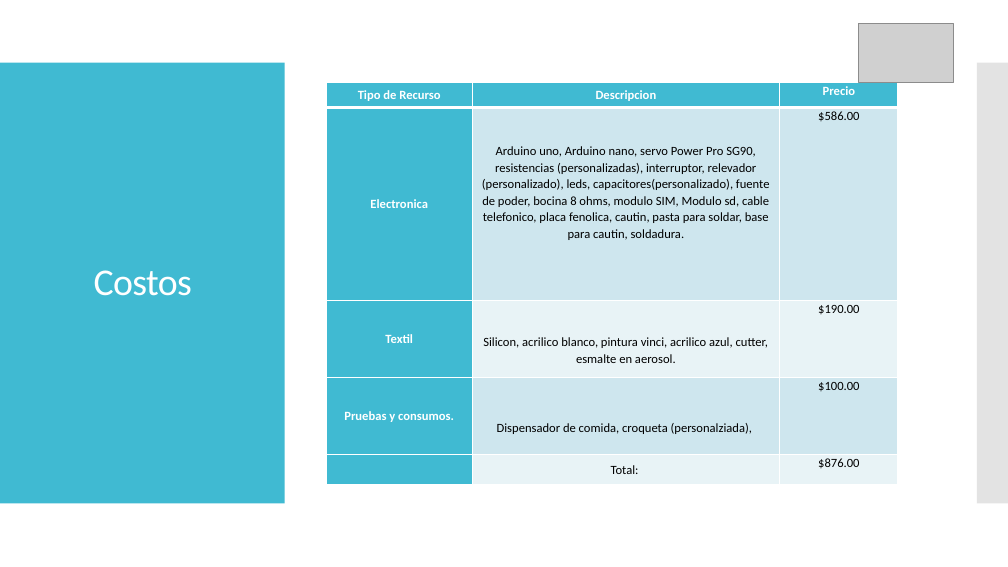
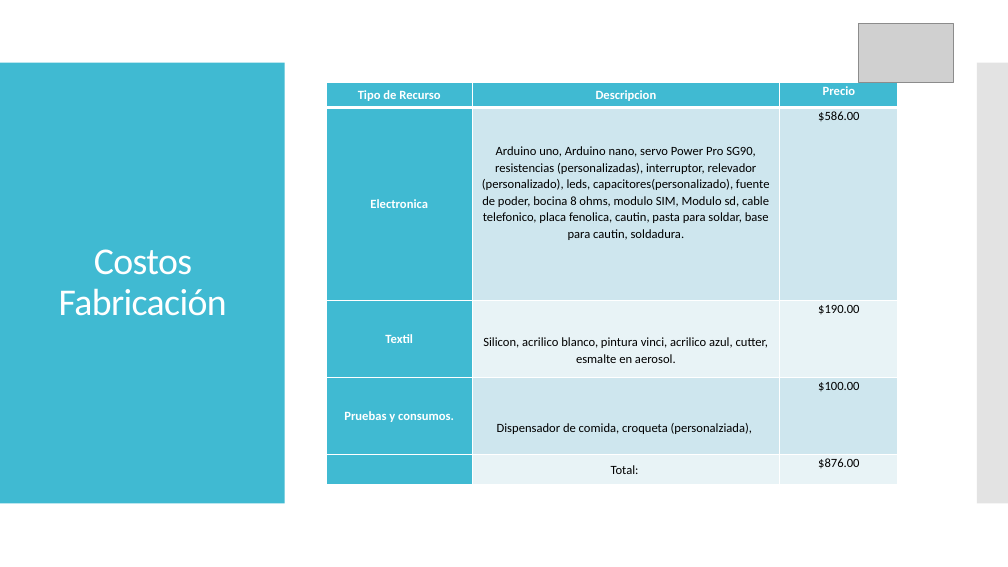
Before and after one commit to AIMtonio/PetSitting, a slide deck: slide 6 of Documents/Documentacion/PET SITTING_MariaLuisa.pptx. Drawn at 1008x567 pixels with LibreOffice and Linux fonts; fonts in the diff are those of the drawing; grey boxes stand for pictures. Boxes give left, top, right and bottom in pixels: in the first picture for what was removed or moved away, otherwise in the second. Text is boxed around its words. In the diff, an @@ line names an element or a change of style, - is before the commit and + after.

```diff
--- a/Documents/Documentacion/PET SITTING_MariaLuisa.pptx
+++ b/Documents/Documentacion/PET SITTING_MariaLuisa.pptx
@@ title at bbox=[59, 249, 227, 316]: text changed @@
-Costos
+Costos Fabricación
```
Also in this commit, not shown: 2 other slides changed, 1 slide added.
